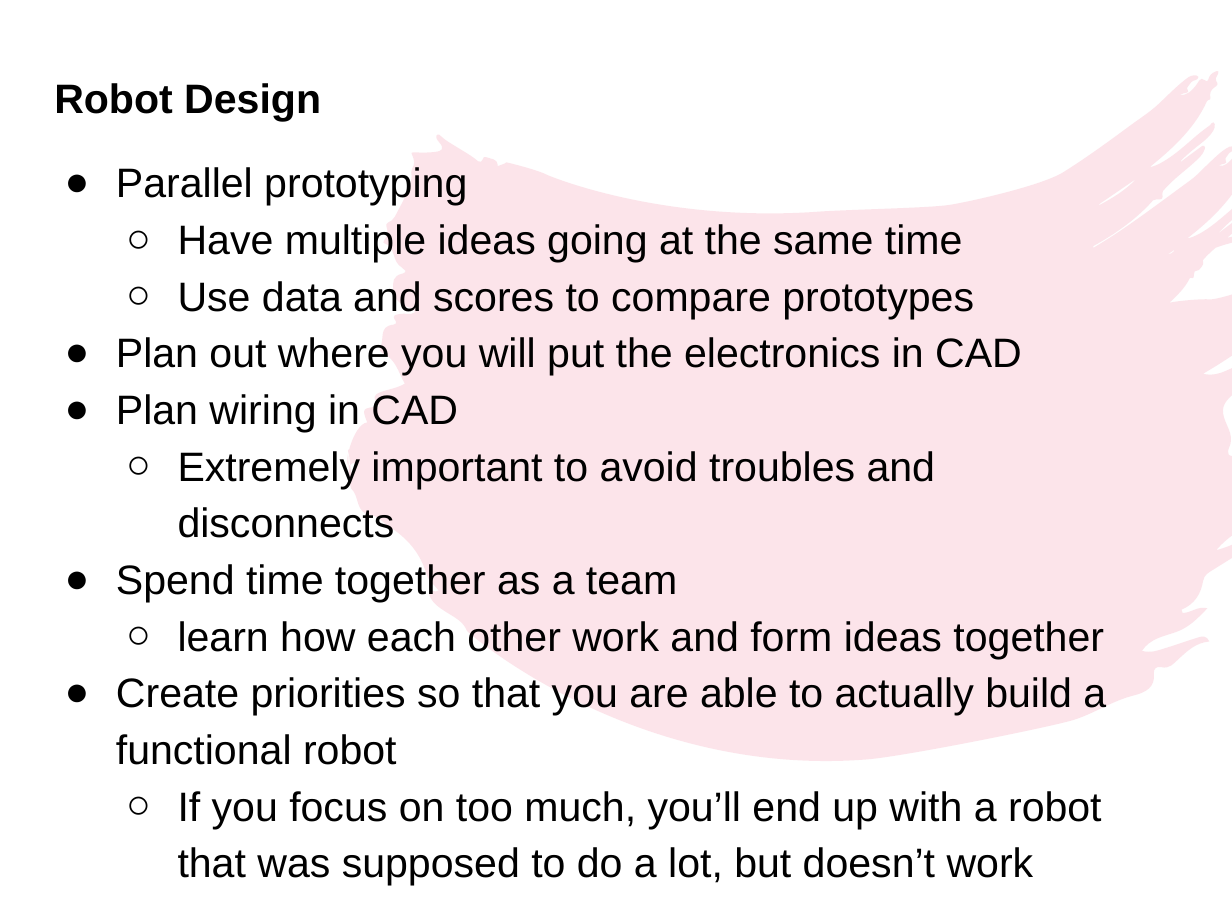
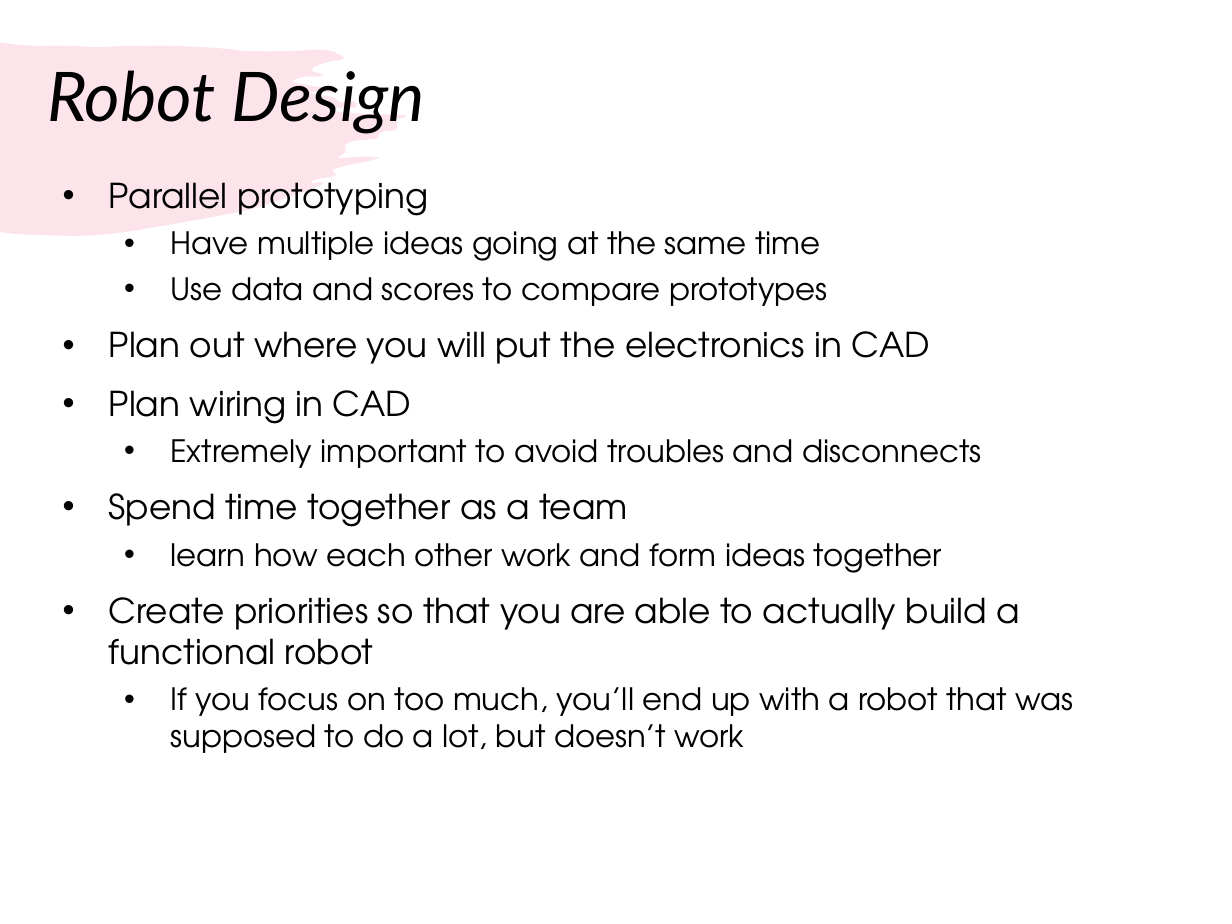
Before and after one commit to droidsrobotics/FTC-Tutorials, a slide deck: slide 5 of translations/en-us/TeamManagement/RookieTips.pptx. Drawn at 1232x924 pixels with LibreOffice and Linux fonts; fonts in the diff are those of the drawing. Boxes give left, top, right and bottom in pixels: in the first picture for what was removed or moved away, otherwise in the second. Text is boxed around its words. In the diff, an @@ line names an element or a change of style, - is before the commit and + after.

```diff
--- a/translations/en-us/TeamManagement/RookieTips.pptx
+++ b/translations/en-us/TeamManagement/RookieTips.pptx
@@ freeform shape added at (0,42,407,235), fill #F07C98 at 20% opacity @@
@@ title "Robot Design": place and size @@
-title "Robot Design" at (54,83,321,121)
+title "Robot Design" at (47,70,425,134)
@@ title "Robot Design" at (47,70,425,134): size 24 to 40 pt, font Arial to Lato, bold off, italic on; line spacing 1 to 0.9; vertical alignment top to middle @@
@@ freeform shape removed at (350,71,1232,759) @@
@@ text "Parallel prototyping": place and size @@
-text "Parallel prototyping" at (116,167,1106,886)
+text "Parallel prototyping" at (109,182,1074,753)
@@ text "Parallel prototyping" at (109,182,1074,753): size 24 to 20 pt in "Parallel prototyping", "Plan out where you will put the ...", "Plan wiring in CAD", "Spend time together as a team" and 1 more places; font Arial to TeX Gyre Adventor; size 24 to 18 pt in "Have multiple ideas going at the same ...", "Use data and scores to compare prototypes", "Extremely important to avoid troubles and disconnects", "learn how each other work and form ..." and 1 more places; bullet ● to •; line spacing 1.15 to 1; more space between paragraphs; bullet ○ to • @@
```
Also in this commit, not shown: 9 other slides changed, 1 other file.
